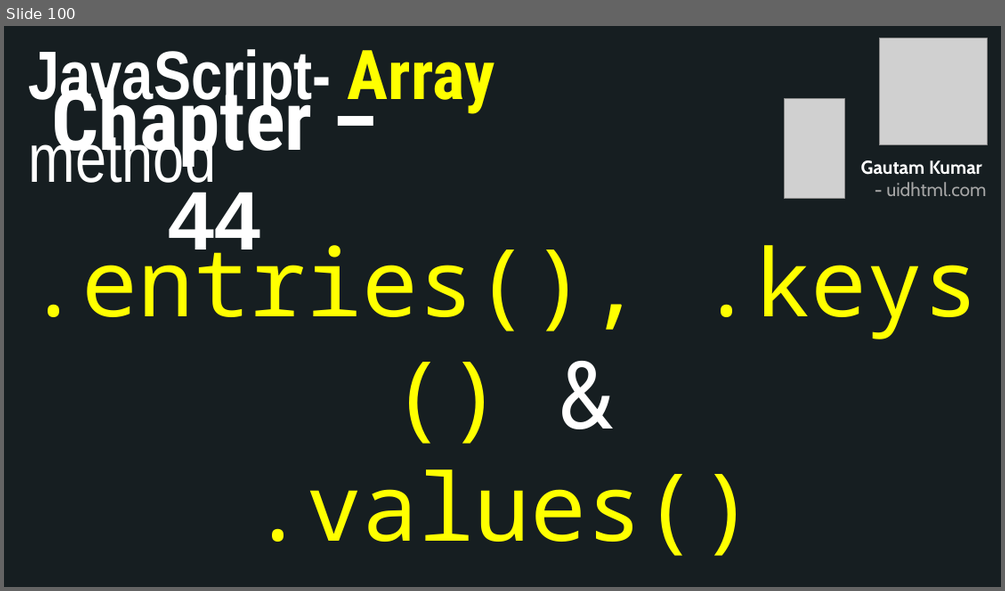
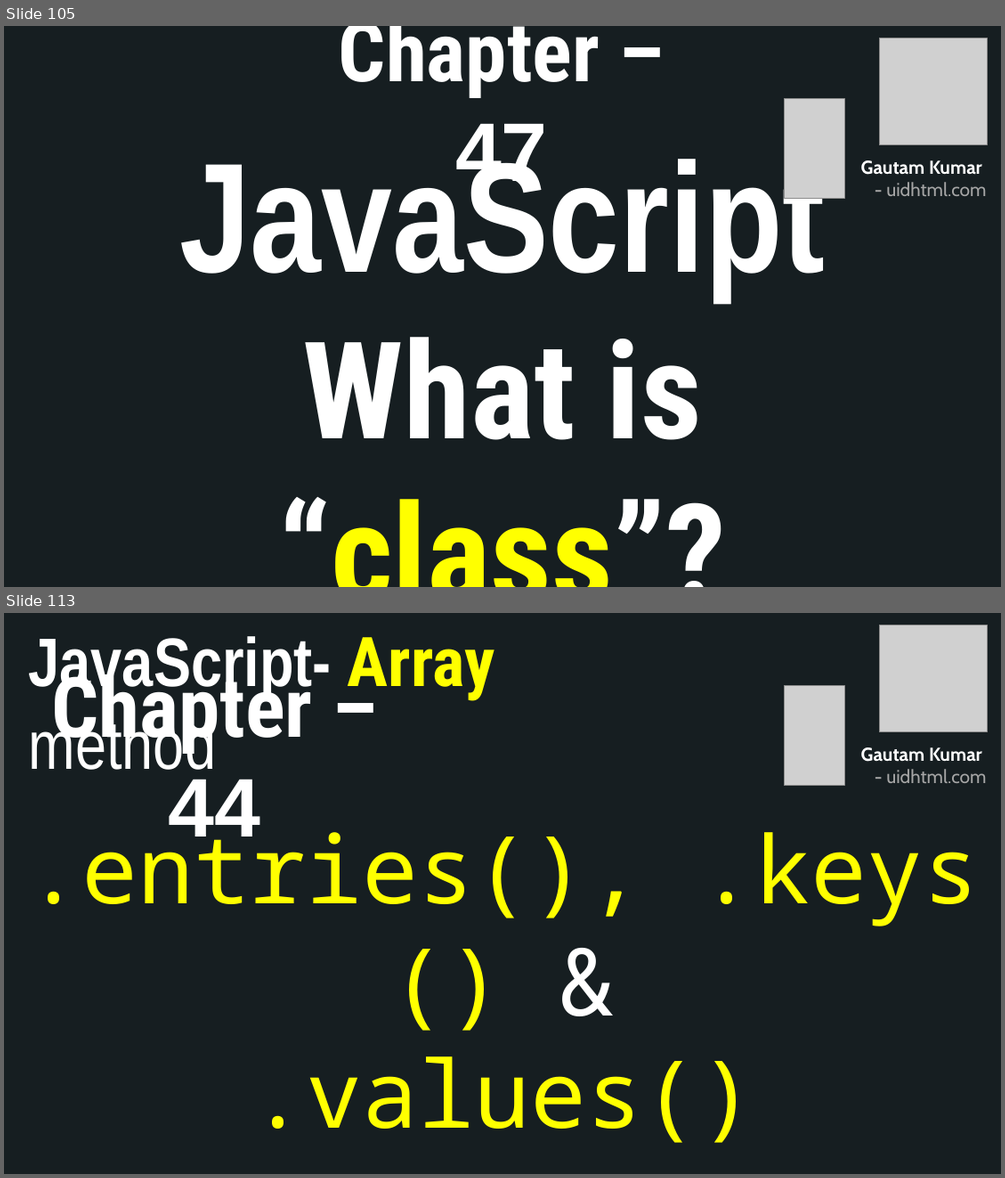
Before and after one commit to uidhtml/javascript-tutorials, a slide deck: Javascript Tutorials.pptx. Shown one above the other, each under a label of ours: slide 100 before the commit, slides 105 and 113 after it; the slides between them are not shown. The pictures are 1005x591 and 1005x1178 pixels, drawn with LibreOffice and Linux fonts; fonts in the diff are those of the drawing; grey boxes stand for pictures. Boxes give left, top, right and bottom in pixels: in the first picture for what was removed or moved away, otherwise in the second. Text is boxed around its words. In the diff, an @@ line names an element or a change of style, - is before the commit and + after.

Commit message:
Added chapter 45

```diff
--- a/Javascript Tutorials.pptx
+++ b/Javascript Tutorials.pptx
@@ slide 105 added at [4,26,1001,587], background #2C3C43; not listed: 10 template elements that a slide beside it also shows @@
@@ rectangle added at [4,26,1001,587], fill #161E22 @@
@@ title added at [339,26,600,196], 80 pt, text #FFFFFF, bold @@
+Chapter – 47
@@ picture added at [880,38,987,145] @@
@@ picture added at [785,99,844,199] @@
@@ text added at [179,146,825,440], 130 pt, text #FFFFFF, bold @@
+JavaScript
+What is “class”?
@@ text added at [861,160,986,196], 18 pt, text #A6A6A6, bold @@
+Gautam Kumar
+- uidhtml.com
@@ what was slide 100 is now slide 113 @@
```
Also in this commit, not shown: 12 other slides added, 6 other files.
